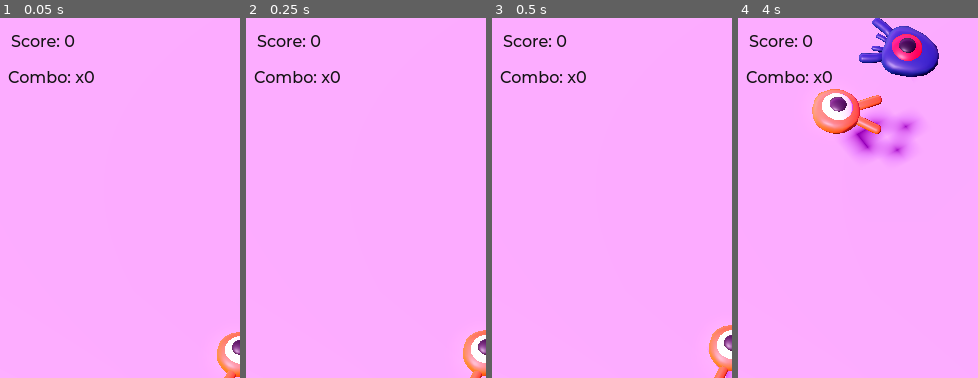
Above: before the commit, frames 1-4 (left to right).
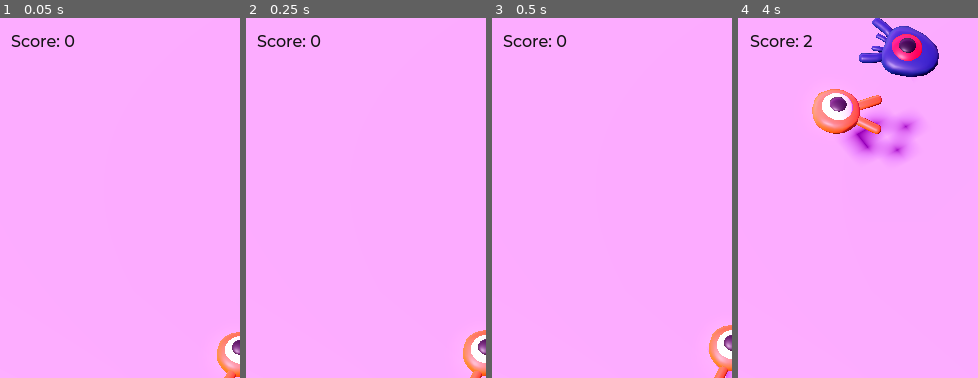
Above: after the commit, the same moments.

Repository: vbahadirbabacan/squash-the-creeps
Game: Godot game, scene res://main.tscn
Same seed, same stepped clock (60 frames per second), same inputs: the game is played once before the commit and once after it.
Inputs:
- Up to frame 1 (0.05 s): no input
- Up to frame 2 (0.25 s): no input
- Up to frame 3 (0.5 s): no input
- Up to frame 4 (4 s): tap Enter (ui_accept) at 0.5, 2.75 s; hold D (move_right) 0.53-1.28 s; tap Keypad 4 (combo_add, bound only after the commit) at 0.6, 1.55, 2.1, 3.05, 3.6 s; tap Space (jump) at 0.77, 1.52, 3.02, 3.77 s; tap Keypad 5 (combo_break, bound only after the commit) at 0.8, 1.35, 2.3, 2.85, 3.8 s; hold S (move_back) 1.28-2.03 s; hold D (move_right) 2.03-2.78 s; hold W (move_forward) 2.78-3.53 s; hold A (move_left) from 3.53 s (still down)
The pictures show only the part of the screen within x 0-50%, y 0-50%; the shares and areas given below are measured in that part.

The runs differ from the first frame. In frame 1, 0.5% of the frame differs, in the area x 3-40%, y 14-19%; in frame 2, 0.5%; in frame 3, 0.5%; in frame 4, 0.9%, in the area x 3-40%, y 4-19%.
Error before the commit: Parse Error: Expected indented block for property after ":". (res://ComboLabel.gd:3)

Commit message:
combo releated functions added

Diff:
--- a/ComboLabel.gd
+++ b/ComboLabel.gd
@@ -1,3 +1,13 @@
 extends Label
 
-var combo_score = 0:
+var combo_score = 1
+
+func on_combo_add():
+	combo_score += 1
+	if combo_score > 1:
+		text = "Combo: %s" % combo_score
+		show()
+
+func on_combo_end():
+	hide()
+	combo_score = 1
--- a/ScoreLabel.gd
+++ b/ScoreLabel.gd
@@ -5,3 +5,7 @@
 func _on_Mob_Squashed():
 	score += 1
 	text = "Score: %s" % score
+
+func update_score(added_score):
+	score += added_score
+	text = "Score: %s" % score
--- a/main.gd
+++ b/main.gd
@@ -1,11 +1,12 @@
 extends Node
 
 @export var mob_scene: PackedScene
+var player_alive = true
 
 func _ready():
 	randomize()
 	$UserInterface/Retry.hide()
-
+	$UserInterface/ComboLabel.hide()
 
 func _on_mob_timer_timeout():
 	var mob = mob_scene.instantiate()
@@ -20,11 +21,22 @@
 
 	add_child(mob)
 
+
 func _unhandled_input(event):
 	if event.is_action_pressed("ui_accept") and $UserInterface/Retry.visible:
 		get_tree().reload_current_scene()
 
-
 func _on_player_hit():
 	$UserInterface/Retry.show()
+	$UserInterface/ComboLabel.hide()
 	$MobTimer.stop()
+	player_alive = false
+
+func _on_player_combo_add():
+	$UserInterface/ComboLabel.on_combo_add()
+
+func _on_player_combo_break():
+	var combo_var = $UserInterface/ComboLabel.combo_score
+	if combo_var > 1:
+		$UserInterface/ScoreLabel.update_score(combo_var)
+	$UserInterface/ComboLabel.on_combo_end()
--- a/main.tscn
+++ b/main.tscn
@@ -173,5 +173,7 @@
 wait_time = 0.5
 autostart = true
 
+[connection signal="combo_add" from="Player" to="." method="_on_player_combo_add"]
+[connection signal="combo_break" from="Player" to="." method="_on_player_combo_break"]
 [connection signal="hit" from="Player" to="." method="_on_player_hit"]
 [connection signal="timeout" from="MobTimer" to="." method="_on_mob_timer_timeout"]
--- a/player.gd
+++ b/player.gd
@@ -6,12 +6,15 @@
 @export var bounce_impulse = 20
 
 var target_velocity = Vector3.ZERO
+var combo_more_than_1 = 0
+
 signal hit
+signal combo_add
+signal combo_break
 
 func die():
 	hit.emit()
 	queue_free()
-
 
 func _physics_process(delta):
 
@@ -32,6 +35,7 @@
 		$Pivot.look_at(position + direction, Vector3.UP)
 	else:
 		$Pivot/Character/AnimationPlayer.speed_scale = 1
+
 	if not is_on_floor():
 		target_velocity.y = target_velocity.y - (fall_acceleration * delta)
 
@@ -51,6 +55,7 @@
 
 			if Vector3.UP.dot(collision.get_normal()) > 0.1:
 				mob.squash()
+
 				target_velocity.y = bounce_impulse
 				await get_tree().create_timer(0.01).timeout
 
@@ -61,6 +66,14 @@
 
 	$Pivot.rotation.x = PI / 6 * velocity.y / jump_impulse
 
+	if Input.is_action_just_pressed("combo_add"):
+		combo_more_than_1 += 1
+		if combo_more_than_1 > 1:
+			combo_add.emit()
+
+	if Input.is_action_just_pressed("combo_break"):
+		combo_more_than_1 = 0
+		combo_break.emit()
 
 func _on_mob_detector_body_entered(body):
 	die()
--- a/project.godot
+++ b/project.godot
@@ -54,6 +54,16 @@
 "events": [Object(InputEventKey,"resource_local_to_scene":false,"resource_name":"","device":-1,"window_id":0,"alt_pressed":false,"shift_pressed":false,"ctrl_pressed":false,"meta_pressed":false,"pressed":false,"keycode":0,"physical_keycode":32,"key_label":0,"unicode":32,"echo":false,"script":null)
 ]
 }
+combo_add={
+"deadzone": 0.5,
+"events": [Object(InputEventKey,"resource_local_to_scene":false,"resource_name":"","device":-1,"window_id":0,"alt_pressed":false,"shift_pressed":false,"ctrl_pressed":false,"meta_pressed":false,"pressed":false,"keycode":0,"physical_keycode":4194442,"key_label":0,"unicode":52,"echo":false,"script":null)
+]
+}
+combo_break={
+"deadzone": 0.5,
+"events": [Object(InputEventKey,"resource_local_to_scene":false,"resource_name":"","device":-1,"window_id":0,"alt_pressed":false,"shift_pressed":false,"ctrl_pressed":false,"meta_pressed":false,"pressed":false,"keycode":0,"physical_keycode":4194443,"key_label":0,"unicode":53,"echo":false,"script":null)
+]
+}
 
 [layer_names]
 
Not shown, changed: README.md
